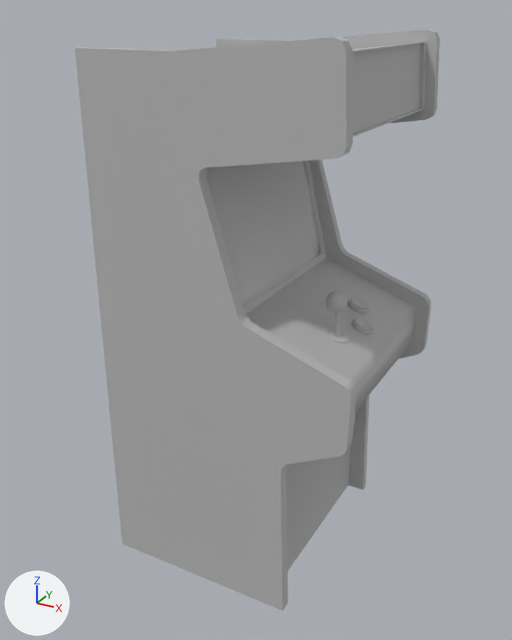
The FBX model Assets/Prefab/animated-machin-fix.fbx as it was, and as the next commit left it.
Both versions are drawn from a camera (50 mm lens) standing at (0.164, -0.32, 0.299) and looking at (-0.008, -0.007, 0.143). Arrows for +X, +Y and +Z are at lower left; the lights stay in place. Where no turn or scale is listed for an object, it has been applied to the vertices. Vertices at the same position are counted once.

In view in the first picture: 'MESH_COIN_EATER'.
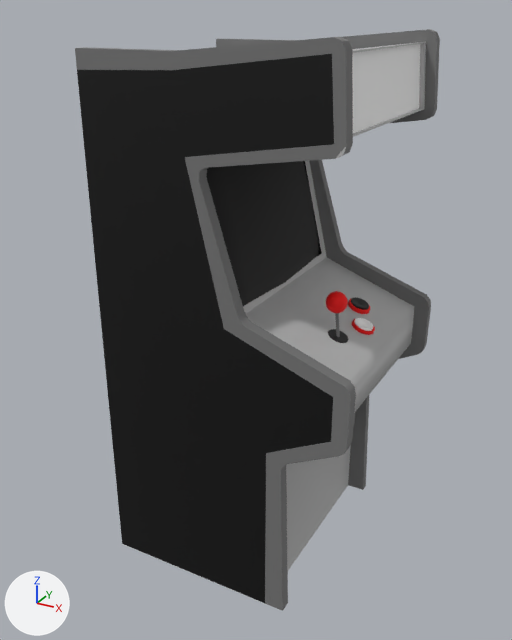
Commit message: maquina coloreada

Boxes (x1, y1, x2, y2) around the edits, measured in the pictures (512 x 640 px):
part 1 of me_mesh, recoloured: (216, 29, 440, 490) in both
part 2 of me_mesh, recoloured: (75, 37, 356, 611) in both
part 3 of me_mesh, recoloured (grey to red): (326, 291, 375, 335) in both
part 4 of me_mesh, recoloured (grey to black): (206, 161, 319, 306) in both
part 5 of me_mesh, recoloured (grey to black): (328, 297, 369, 343) in both
part 6 of me_mesh, recoloured: (304, 161, 322, 254) in both
part 7 of me_mesh, recoloured (grey to black): (99, 300, 333, 453) in both
part 8 of me_mesh, recoloured (grey to black): (84, 146, 224, 329) in both
part 9 of me_mesh, recoloured (grey to black): (77, 70, 184, 157) in both
part 10 of me_mesh, recoloured (grey to black): (109, 404, 266, 603) in both
part 11 of me_mesh, recoloured (grey to black): (172, 54, 334, 157) in both
part 12 of me_mesh, recoloured: (354, 318, 373, 331) in both
part 13 of me_mesh, recoloured: (352, 44, 420, 133) in both
part 14 of me_mesh, recoloured: (335, 313, 340, 337) in both

Diff of the bpy script that builds the scene:
```diff
--- a/Assets/Prefab/animated-machin-fix.fbx.py
+++ b/Assets/Prefab/animated-machin-fix.fbx.py
@@ mat_blinn_metal @@
+mat_blinn_metal = principled_material('Blinn_METAL')
+mat_blinn_metal.base_color = (0.188, 0.188, 0.188)  # grey #787878
+mat_blinn_metal.roughness = 0.749
@@ mat_negro_lambert @@
+mat_negro_lambert = principled_material('Negro_lambert')
+mat_negro_lambert.base_color = (0.0, 0.0, 0.0)  # black #000000
@@ mat_blanco @@
+mat_blanco = principled_material('Blanco')
+mat_blanco.base_color = (1.0, 1.0, 1.0)  # white #ffffff
@@ mat_tira_blinn_gris @@
+mat_tira_blinn_gris = principled_material('Tira_BLINN_GRIS')
+mat_tira_blinn_gris.base_color = (0.182, 0.182, 0.182)  # grey #767676
+mat_tira_blinn_gris.roughness = 0.749
@@ mat_blinn_cristal @@
+mat_blinn_cristal = principled_material('BLINN_Cristal')
+mat_blinn_cristal.base_color = (0.0, 0.0, 0.0)  # black #000000
+mat_blinn_cristal.roughness = 0.749
@@ mat_blinn_rojo @@
+mat_blinn_rojo = principled_material('BLINN_ROJO')
+mat_blinn_rojo.base_color = (1.0, 0.0, 0.0)  # red #ff0000
+mat_blinn_rojo.roughness = 0.749
@@ mat_negro @@
+mat_negro = principled_material('Negro')
+mat_negro.base_color = (0.0, 0.0, 0.0)  # black #000000
@@ me_mesh @@
 me_mesh.from_pydata(...)  # 1836 vertices, 1922 faces; spans x -0.07..0.07, y -0.062..0.062, z -0.143..0.143
 # used by ob_mesh_coin_eater; location = (0.0005, 0.0, 0.1466)
+# me_mesh part 1: 362 of the faces centred in x -0.07..0.069, y 0.036..0.062, z -0.143..0.142 switch from mat_lambert1 (grey #bcbcbc) to mat_tira_blinn_gris (grey #767676)
+# me_mesh part 2: 76 of the faces centred in x -0.07..0.069, y -0.062..-0.056, z -0.143..0.142 switch from mat_lambert1 (grey #bcbcbc) to mat_tira_blinn_gris (grey #767676)
+# me_mesh part 3: 800 of the faces centred in x 0.034..0.055, y -0.021..0.028, z -0.004..0.025 switch from mat_lambert1 (grey #bcbcbc) to mat_blinn_rojo (red #ff0000)
+# me_mesh part 4: 36 of the faces centred in x -0.018..0.005, y -0.054..0.054, z 0.014..0.09 switch from mat_lambert1 (grey #bcbcbc) to mat_blinn_cristal (black #000000)
+# me_mesh part 5: 340 of the faces centred in x 0.035..0.049, y -0.02..0.027, z -0.001..0.007 switch from mat_lambert1 (grey #bcbcbc) to mat_negro (black #000000)
+# me_mesh part 6: 1 of the faces centred in x -0.016, y 0.051, z 0.052 switch from mat_lambert1 (grey #bcbcbc) to mat_negro (black #000000)
+# me_mesh part 7: all 3 faces centred in x -0.018..-0.004, y -0.062, z -0.037..0.005 switch from mat_lambert1 (grey #bcbcbc) to mat_negro_lambert (black #000000)
+# me_mesh part 8: the 1 face centred in x -0.037, y -0.062, z 0.054 switches from mat_lambert1 (grey #bcbcbc) to mat_negro_lambert (black #000000)
+# me_mesh part 9: the 1 face centred in x -0.043, y -0.062, z 0.111 switches from mat_lambert1 (grey #bcbcbc) to mat_negro_lambert (black #000000)
+# me_mesh part 10: the 1 face centred in x -0.021, y -0.062, z -0.094 switches from mat_lambert1 (grey #bcbcbc) to mat_negro_lambert (black #000000)
+# me_mesh part 11: the 1 face centred in x 0.02, y -0.062, z 0.116 switches from mat_lambert1 (grey #bcbcbc) to mat_negro_lambert (black #000000)
+# me_mesh part 12: 220 of the faces centred in x 0.044..0.054, y 0.0..0.011, z -0.003..0.003 switch from mat_lambert1 (grey #bcbcbc) to mat_blanco (white #ffffff)
+# me_mesh part 13: 2 of the faces centred in x 0.02..0.053, y 0.001..0.062, z 0.116..0.121 switch from mat_lambert1 (grey #bcbcbc) to mat_blanco (white #ffffff)
+# me_mesh part 14: 40 of the faces centred in x 0.042..0.044, y -0.016..-0.014, z 0.007..0.014 switch from mat_lambert1 (grey #bcbcbc) to mat_blinn_metal (grey #787878)
```
